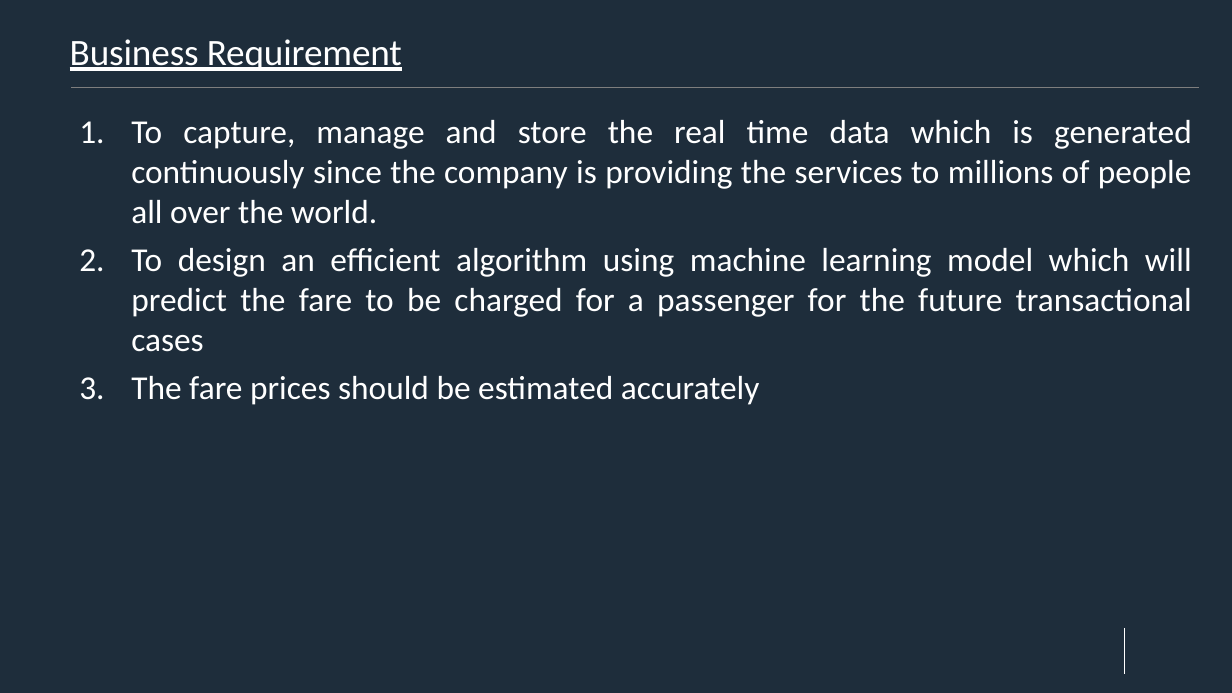
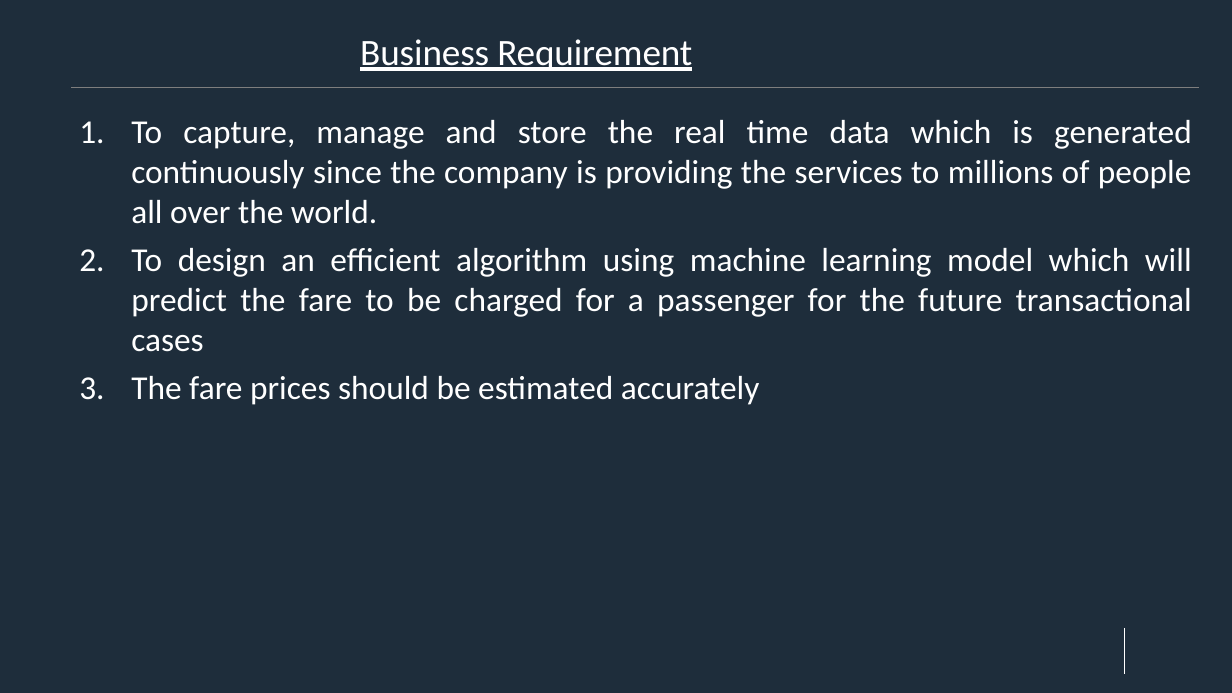
Before and after one commit to RaktimRay/deloitte-case-study-2, a slide deck: slide 4 of AWS_Case_Study_2.pptx (slide 5 before the commit). Drawn at 1232x693 pixels with LibreOffice and Linux fonts; fonts in the diff are those of the drawing; background and template pictures are left out. Boxes give left, top, right and bottom in pixels: in the first picture for what was removed or moved away, otherwise in the second. Text is boxed around its words. In the diff, an @@ line names an element or a change of style, - is before the commit and + after.

```diff
--- a/AWS_Case_Study_2.pptx
+++ b/AWS_Case_Study_2.pptx
@@ title "Business Requirement": place and size @@
-title "Business Requirement" at [70, 39, 402, 71]
+title "Business Requirement" at [360, 39, 692, 71]
@@ title "Business Requirement" at [360, 39, 692, 71]: alignment left to justified @@
```
Also in this commit, not shown: 6 other slides changed, 4 slides added, 1 slide removed.
